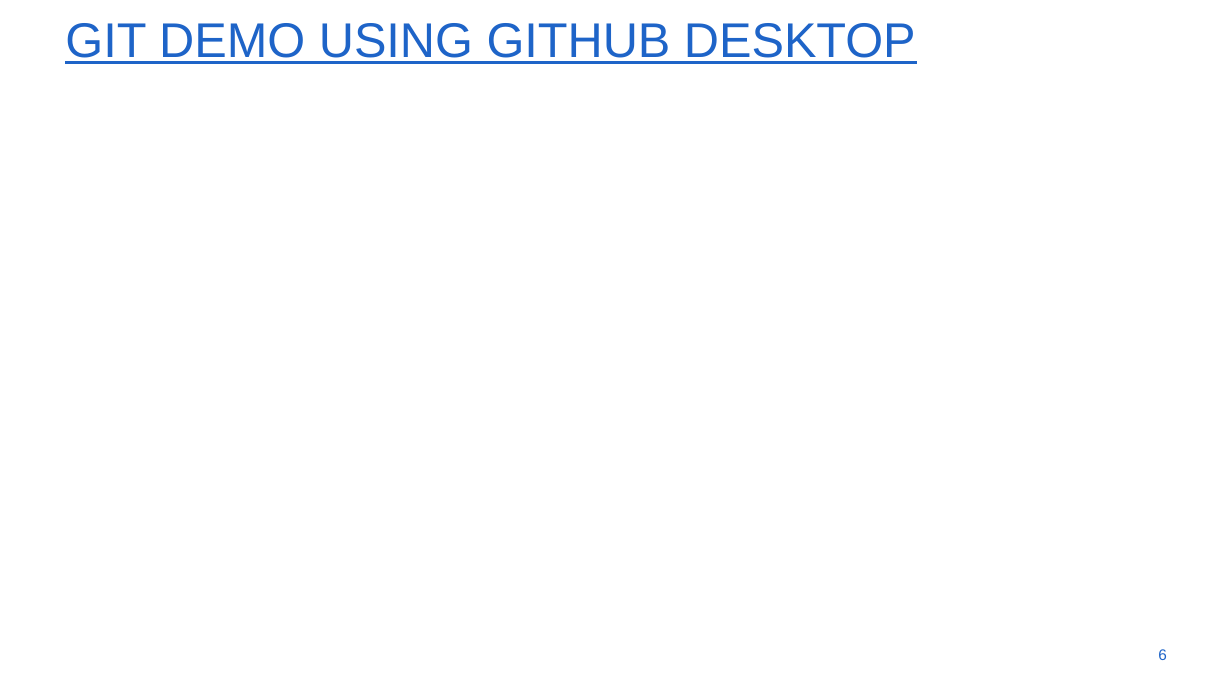
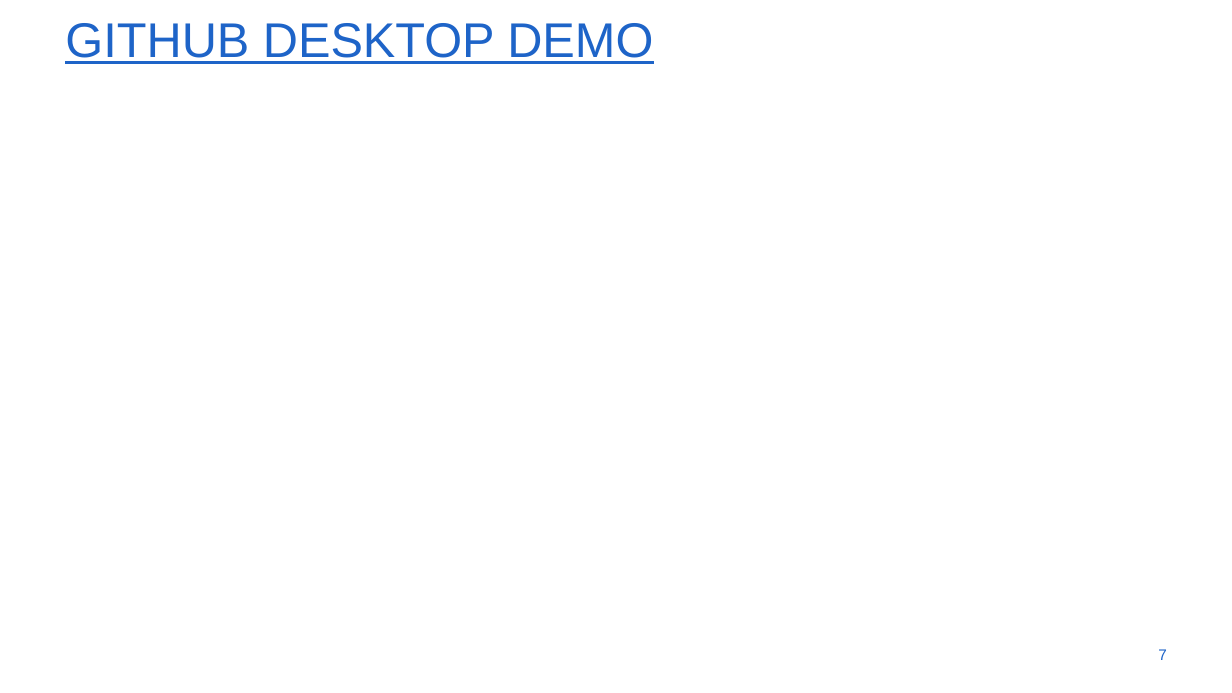
Before and after one commit to Qisi-Zhang/SSHTsessie, a slide deck: slide 7 of SSHTGithub.pptx (slide 6 before the commit). Drawn at 1232x693 pixels with LibreOffice and Linux fonts; fonts in the diff are those of the drawing; background and template pictures are left out. Boxes give left, top, right and bottom in pixels: in the first picture for what was removed or moved away, otherwise in the second. Text is boxed around its words. In the diff, an @@ line names an element or a change of style, - is before the commit and + after.

```diff
--- a/SSHTGithub.pptx
+++ b/SSHTGithub.pptx
@@ title at [65,23,653,64]: text changed @@
-GIT DEMO USING GITHUB DESKTOP
+GITHUB DESKTOP DEMO
@@ page number at [1158,649,1167,660]: text changed @@
-6
+7
```
Also in this commit, not shown: 4 other slides changed, 6 slides added, 2 slides removed.
